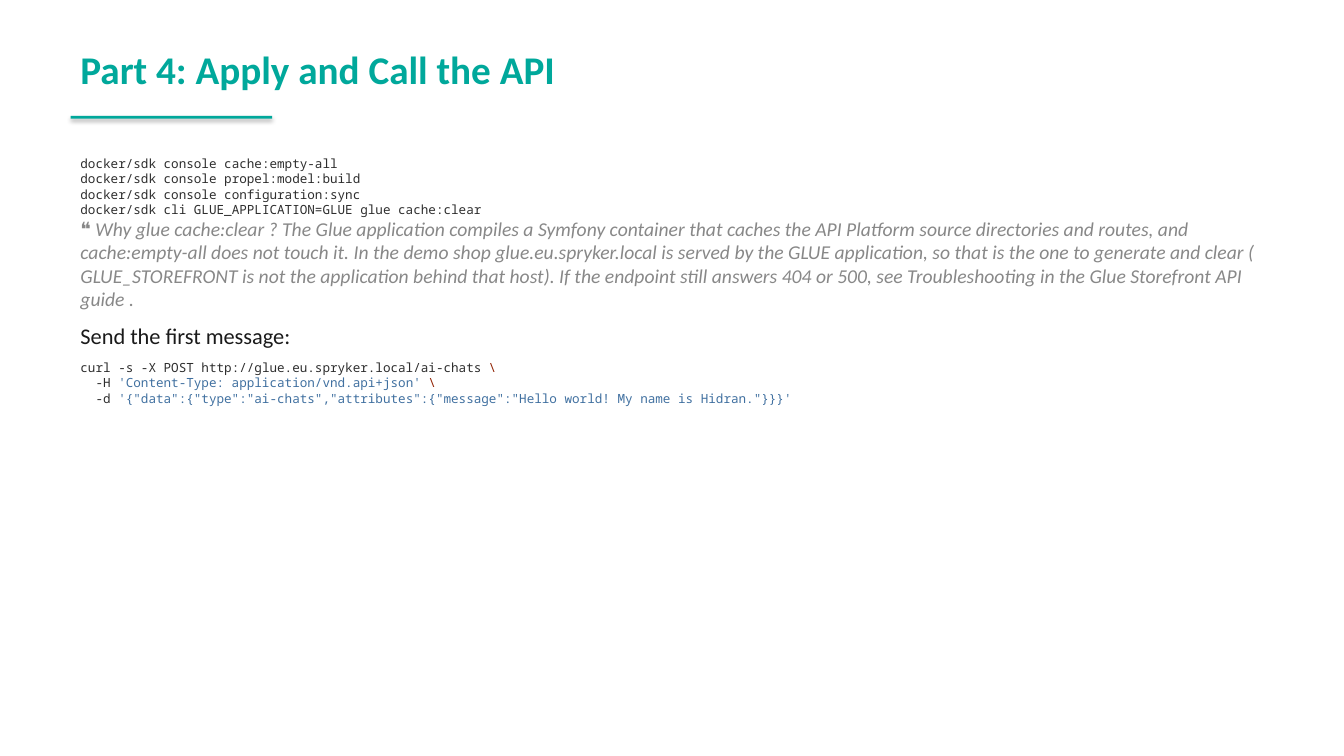
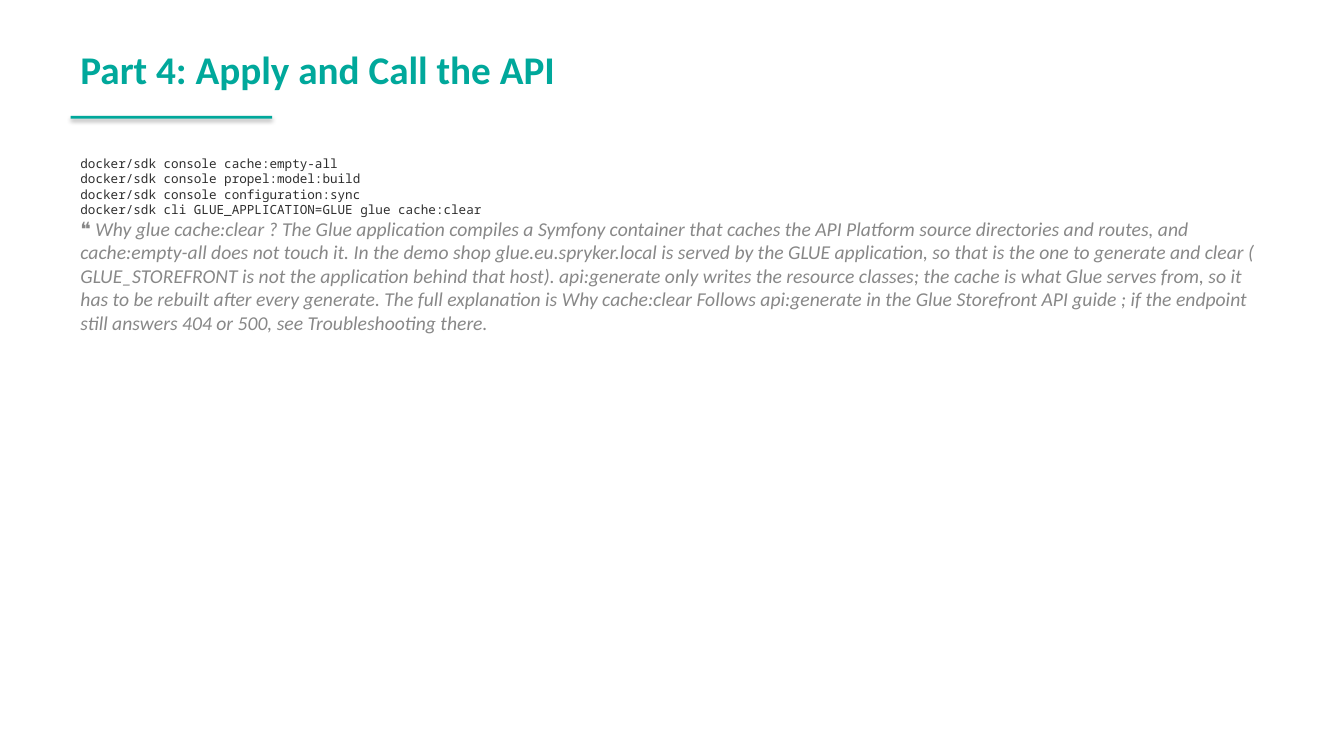
Before and after one commit to spryker-academy/instructor-exercises, a slide deck: slide 46 of guides-pptx/spryker-academy-ai.pptx. Drawn at 1344x756 pixels with LibreOffice and Linux fonts; fonts in the diff are those of the drawing. Boxes give left, top, right and bottom in pixels: in the first picture for what was removed or moved away, otherwise in the second. Text is boxed around its words. In the diff, an @@ line names an element or a change of style, - is before the commit and + after.

```diff
--- a/guides-pptx/spryker-academy-ai.pptx
+++ b/guides-pptx/spryker-academy-ai.pptx
@@ text at (80, 222, 1247, 334): text changed @@
-❝ Why glue cache:clear ? The Glue application compiles a Symfony container that caches the API Platform source directories and routes, and cache:empty-all does not touch it. In the demo shop glue.eu.spryker.local is served by the GLUE application, so that is the one to generate and clear ( GLUE_STOREFRONT is not the application behind that host). If the endpoint still answers 404 or 500, see Troubleshooting in the Glue Storefront API guide .
-Send the first message:
-curl -s -X POST http://glue.eu.spryker.local/ai-chats \
--H 'Content-Type: application/vnd.api+json' \
--d '{"data":{"type":"ai-chats","attributes":{"message":"Hello world! My name is Hidran."}}}'
+❝ Why glue cache:clear ? The Glue application compiles a Symfony container that caches the API Platform source directories and routes, and cache:empty-all does not touch it. In the demo shop glue.eu.spryker.local is served by the GLUE application, so that is the one to generate and clear ( GLUE_STOREFRONT is not the application behind that host). api:generate only writes the resource classes; the cache is what Glue serves from, so it has to be rebuilt after every generate. The full explanation is Why cache:clear Follows api:generate in the Glue Storefront API guide ; if the endpoint still answers 404 or 500, see Troubleshooting there.
```
Also in this commit, not shown: 2 other slides changed, 13 other files.
